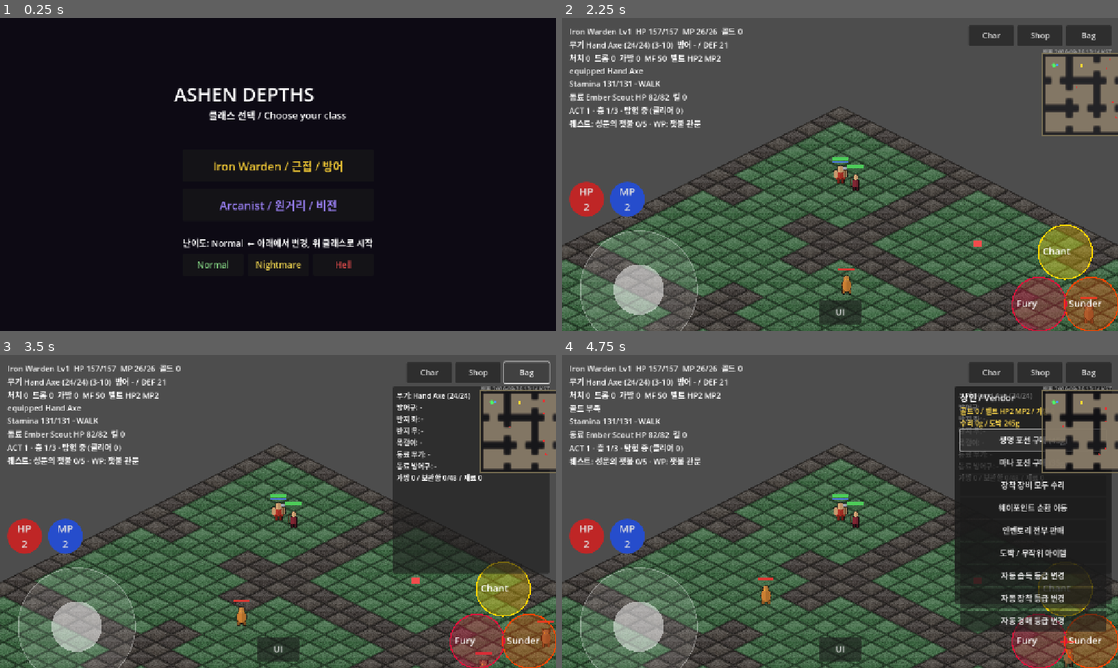
Above: before the commit, frames 1-4 (two rows, left to right).
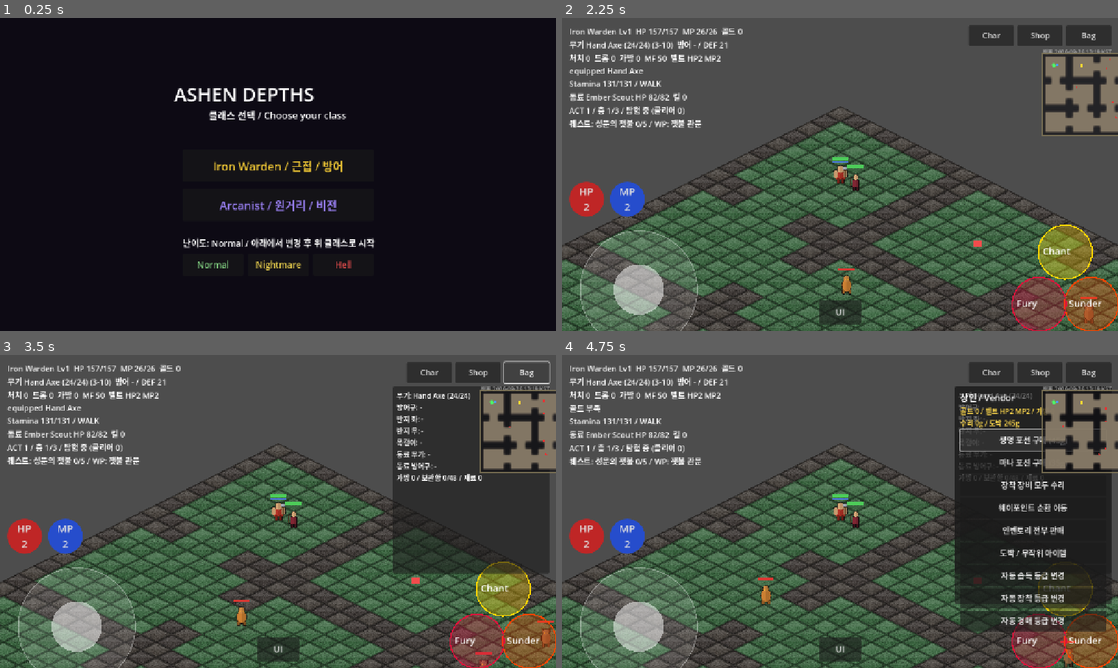
Above: after the commit, the same moments.

Repository: jflakeee/diablo
Game: Godot game, scene res://main.tscn
The game is run twice, just before and just after one commit, with the same random seed, the same clock (stepped at 60 frames per second) and the same inputs.
Inputs:
- Up to frame 1 (0.25 s): no input
- Up to frame 2 (2.25 s): click "Normal" at 0.5 s; click "Normal" at 1.25 s; click "Iron Warden / 근접 / 방어" at 2 s
- Up to frame 3 (3.5 s): click "Bag" at 2.75 s
- Up to frame 4 (4.75 s): click "Shop" at 3.5 s; click "생명 포션 구매 (45g)" at 4.25 s

The runs differ from the first frame. In frame 1, 0.5% of the frame differs, in the area x 44-68%, y 70-74%; in frame 2, 0.4%; in frame 3, 0.4%; in frame 4, 0.4%.

Commit message:
Remove unsupported UI glyphs

Diff:
--- a/prototype/game_dungeon/main.gd
+++ b/prototype/game_dungeon/main.gd
@@ -31,7 +31,7 @@
 const Stamina := preload("res://stamina.gd")
 const DeathSystem := preload("res://death_system.gd")
 const Stash := preload("res://stash.gd")
-const DEPLOYED_AT_KST := "2026-09-26 13:14 KST"
+const DEPLOYED_AT_KST := "2026-09-26 13:19 KST"
 
 var _grid: Array = []
 var _astar: AStarGrid2D
@@ -677,7 +677,7 @@
 func _update_diff_label() -> void:
 	if _diff_label:
 		var dn: String = ["Normal", "Nightmare(어려움)", "Hell(극악)"][_difficulty]
-		_diff_label.text = "난이도: %s  ← 아래에서 변경, 위 클래스로 시작" % dn
+		_diff_label.text = "난이도: %s / 아래에서 변경 후 위 클래스로 시작" % dn
 
 func _add_class_button(text: String, col: Color, pos: Vector2, cls: String) -> void:
 	var btn := Button.new()
@@ -912,7 +912,7 @@
 		_craft_selftest()
 		_act_reward_selftest()
 		_waypoint_travel_selftest()
-	print("[GD] ready — class=%s life=%d dungeon=%dx%d entrance=(%d,%d) exit=(%d,%d)" % [
+	print("[GD] ready - class=%s life=%d dungeon=%dx%d entrance=(%d,%d) exit=(%d,%d)" % [
 		_class, _player.max_life, _gw, _gh, _ent_cell.x, _ent_cell.y, _exit_cell.x, _exit_cell.y])
 
 # 액트 보상 경로(_complete_act) 결정론적 검증 — 더미 보스로 직접 실행
@@ -962,7 +962,7 @@
 	var accessories: Array = bases.get("accessories", [])
 	var pre: Array = afx.get("prefixes", [])
 	var suf: Array = afx.get("suffixes", [])
-	print("[DD] data loaded — monsters=%d weapons=%d armor=%d accessories=%d prefixes=%d suffixes=%d" % [
+	print("[DD] data loaded - monsters=%d weapons=%d armor=%d accessories=%d prefixes=%d suffixes=%d" % [
 		mons.size(), w.size(), a.size(), accessories.size(), pre.size(), suf.size()])
 	var ok: bool = mons.size() > 0 and w.size() > 0 and a.size() > 0 and accessories.size() > 0 and pre.size() > 0 and suf.size() > 0
 	print("[DD] data_selftest verdict=", ("PASS" if ok else "FAIL"))
@@ -973,7 +973,7 @@
 	Item.socket_insert(arm, {"kind": "gem", "id": "ruby"})
 	var e1 := Item.effective_affixes(arm)
 	var t1: bool = int(e1.get("life", 0)) >= 38
-	print("[P4] gem  : Ruby→armor +life=%d (>=38) : %s" % [int(e1.get("life", 0)), str(t1)])
+	print("[P4] gem  : Ruby to armor +life=%d (>=38) : %s" % [int(e1.get("life", 0)), str(t1)])
 
 	# 2) 독자 각인 조합 Vey + Ahn (weapon 2소켓)
 	var wpn := Item.make_socketed(Item.WEAPON_BASES[0], 2)
@@ -981,7 +981,7 @@
 	Item.socket_insert(wpn, {"kind": "rune", "id": "Ahn"})
 	var e2 := Item.effective_affixes(wpn)
 	var t2: bool = String(wpn.get("runeword", "")) == "Tempered Edge" and int(e2.get("ed", 0)) == 20
-	print("[P4] sigil: Vey+Ahn → %s (ed=%d ar=%d) : %s" % [String(wpn.get("runeword", "")), int(e2.get("ed", 0)), int(e2.get("ar", 0)), str(t2)])
+	print("[P4] sigil: Vey+Ahn to %s (ed=%d ar=%d) : %s" % [String(wpn.get("runeword", "")), int(e2.get("ed", 0)), int(e2.get("ar", 0)), str(t2)])
 
 	# 3) 각인 순서 오류(Ahn+Vey) → 미형성
 	var wpn2 := Item.make_socketed(Item.WEAPON_BASES[0], 2)
@@ -989,12 +989,12 @@
 	Item.socket_insert(wpn2, {"kind": "rune", "id": "Vey"})
 	Item.effective_affixes(wpn2)
 	var t3: bool = String(wpn2.get("runeword", "")) == ""
-	print("[P4] order: Ahn+Vey → sigilword='%s' (없어야 함) : %s" % [String(wpn2.get("runeword", "")), str(t3)])
+	print("[P4] order: Ahn+Vey to sigilword='%s' (없어야 함) : %s" % [String(wpn2.get("runeword", "")), str(t3)])
 
 	# 4) 변환: Ahn×3 → Ahnor
 	var up := Craft.upgrade_rune("Ahn")
 	var t4: bool = up == "Ahnor"
-	print("[P4] forge: Ahn×3 → %s (Ahnor) : %s" % [up, str(t4)])
+	print("[P4] forge: Ahn x3 to %s (Ahnor) : %s" % [up, str(t4)])
 
 	print("[P4][RESULT] craft_selftest verdict=", ("PASS" if (t1 and t2 and t3 and t4) else "FAIL"))
 
@@ -1113,7 +1113,7 @@
 	if what == NOTIFICATION_APPLICATION_PAUSED or what == NOTIFICATION_APPLICATION_FOCUS_OUT or what == NOTIFICATION_WM_CLOSE_REQUEST:
 		SaveStore.save_state(_gather_save_state("lifecycle"))
 	elif what == NOTIFICATION_APPLICATION_RESUMED:
-		_combat_log = "플레이 재개 · 진행 자동 저장됨"
+		_combat_log = "플레이 재개 / 진행 자동 저장됨"
 
 func _load_game() -> void:
 	var state := SaveStore.load_state()
@@ -1353,7 +1353,7 @@
 		var fdmg := CombatLib.apply_resistance(fire, _target_resist(tgt, "fire"))
 		if fdmg > 0 and tgt.alive:
 			tgt.take_damage(fdmg)
-		_spawn_text(tgt.position + Vector2(0, -8), "%d+%d🔥" % [phys, fdmg], Color(1, 0.7, 0.3))
+		_spawn_text(tgt.position + Vector2(0, -8), "%d + FIRE %d" % [phys, fdmg], Color(1, 0.7, 0.3))
 		_flash(_merc.position, tgt.position)
 		if pre_alive and not tgt.alive:
 			_merc_kills += 1
@@ -1373,7 +1373,7 @@
 	_corpse_state = DeathSystem.create_corpse(_player.gx, _player.gy, lost_gold + previous_gold)
 	_spawn_corpse_marker()
 	_death_respawn_t = DeathSystem.RESPAWN_DELAY
-	_combat_log = "쓰러짐 · 골드 %d, 경험치 %d 손실" % [lost_gold, lost_xp]
+	_combat_log = "쓰러짐 / 골드 %d, 경험치 %d 손실" % [lost_gold, lost_xp]
 
 func _respawn_player() -> void:
 	_player.alive = true
@@ -1383,7 +1383,7 @@
 	_player.gx = _ent_cell.x
 	_player.gy = _ent_cell.y
 	_player.position = _iso(_player.gx, _player.gy)
-	_combat_log = "체크포인트 부활 · 시체를 회수하십시오"
+	_combat_log = "체크포인트 부활 / 시체를 회수하십시오"
 
 func _spawn_corpse_marker() -> void:
 	if is_instance_valid(_corpse_marker):
@@ -1415,7 +1415,7 @@
 	if is_instance_valid(_corpse_marker):
 		_corpse_marker.queue_free()
 	_corpse_marker = null
-	_combat_log = "시체 회수 · 골드 +%d" % recovered_gold
+	_combat_log = "시체 회수 / 골드 +%d" % recovered_gold
 
 func _merc_revive() -> void:
 	if _merc == null:
@@ -1490,12 +1490,12 @@
 		var raw := CombatLib.physical_damage(_rng, m.dmg_min, m.dmg_max, 30.0)
 		var dmg := CombatLib.apply_resistance(raw, _player.res_poison)  # 독 → 플레이어 독저항
 		_player.take_damage(dmg)
-		_spawn_text(_player.position, "%d☠" % dmg, Color(0.4, 0.9, 0.3))
+		_spawn_text(_player.position, "%d POISON" % dmg, Color(0.4, 0.9, 0.3))
 	# 용병도 노바 범위면 피해(독저항 없음)
 	if _merc != null and _merc.alive and Vector2(_merc.gx - m.gx, _merc.gy - m.gy).length() <= NOVA_RADIUS:
 		var md := int(CombatLib.physical_damage(_rng, m.dmg_min, m.dmg_max, 30.0))
 		_merc.take_damage(md)
-		_spawn_text(_merc.position, "%d☠" % md, Color(0.4, 0.9, 0.3))
+		_spawn_text(_merc.position, "%d POISON" % md, Color(0.4, 0.9, 0.3))
 
 func _boss_spray(m: ActorScript) -> void:
 	_boss_spray_cnt += 1
@@ -1505,7 +1505,7 @@
 		var raw := CombatLib.physical_damage(_rng, m.dmg_min, m.dmg_max, 0.0)
 		var dmg := CombatLib.apply_resistance(raw, _player.res_poison)  # 독 → 플레이어 독저항
 		_player.take_damage(dmg)
-		_spawn_text(_player.position, "%d☠" % dmg, Color(0.5, 0.8, 0.4))
+		_spawn_text(_player.position, "%d POISON" % dmg, Color(0.5, 0.8, 0.4))
 
 func _walk_toward(tx: float, ty: float, delta: float) -> void:
 	var st: Vector2 = (Vector2(tx, ty) - Vector2(_player.gx, _player.gy))
@@ -1598,7 +1598,7 @@
 		_automation_last_expire = now
 		var mats := _automation.expire_auctions(now)
 		if mats > 0:
-			_combat_log = "경매 만료 자동 분해 → 재료 +%d" % mats
+			_combat_log = "경매 만료 자동 분해 / 재료 +%d" % mats
 	if _attack_ttl > 0.0:
 		_attack_ttl -= delta
 		if _attack_ttl <= 0.0:
@@ -1615,9 +1615,9 @@
 		_player.actor_name, _player.level, _player.life, _player.max_life, _player.mana, _player.max_mana, _gold,
 		wn, _player.dmg_min, _player.dmg_max, an, _player.defense,
 		_kills, _items_dropped, _inventory.size(), _player_mf, _belt_hp, _belt_mp, _combat_log]
-	_hud.text += "\nStamina %d/%d · %s" % [roundi(_stamina), roundi(_stamina_max), "RUN" if _player_running else "WALK"]
+	_hud.text += "\nStamina %d/%d / %s" % [roundi(_stamina), roundi(_stamina_max), "RUN" if _player_running else "WALK"]
 	if not _corpse_state.is_empty():
-		_hud.text += " · Corpse %dg · Deaths %d" % [int(_corpse_state.get("held_gold", 0)), _player_deaths]
+		_hud.text += " / Corpse %dg / Deaths %d" % [int(_corpse_state.get("held_gold", 0)), _player_deaths]
 	if _pot_hp_btn:
 		_pot_hp_btn.text = "HP\n%d" % _belt_hp
 	if _pot_mp_btn:
@@ -1628,7 +1628,7 @@
 	if _stat_points > 0 or _player.skill_points > 0:
 		_hud.text += "  포인트: 스탯%d 스킬%d" % [_stat_points, _player.skill_points]
 	var quest_gate := "보스 처치 필요" if _exit_locked else ("보스 층" if _is_boss_level() else "탐험 중")
-	_hud.text += "\nACT %d · 층 %d/%d · %s (클리어 %d)\n퀘스트: %s · WP: %s" % [_act, _level_in_act(), ACT_LEN, quest_gate, _acts_cleared, Quest.objective_text(_quest_defs, _quest_state, _act), Waypoint.current_name(_waypoint_defs, _waypoint_state)]
+	_hud.text += "\nACT %d / 층 %d/%d / %s (클리어 %d)\n퀘스트: %s / WP: %s" % [_act, _level_in_act(), ACT_LEN, quest_gate, _acts_cleared, Quest.objective_text(_quest_defs, _quest_state, _act), Waypoint.current_name(_waypoint_defs, _waypoint_state)]
 
 	if _auto_quit and elapsed >= 50.0 and not _quitting:
 		_quitting = true
@@ -1758,7 +1758,7 @@
 	target.take_damage(dmg)
 	_spell_hits += 1
 	_flash(_player.position, target.position)
-	_spawn_text(target.position, "%d⚡" % dmg, Color(1, 1, 0.4))
+	_spawn_text(target.position, "%d LIGHT" % dmg, Color(1, 1, 0.4))
 	if not target.alive:
 		_grant_xp(target.level * 40)
 
@@ -1831,8 +1831,8 @@
 				_player.life = mini(_player.max_life, _player.life + h)
 				_leech_total += h
 				_player.queue_redraw()
-			var em := {"fire": "🔥", "cold": "❄", "light": "⚡", "poison": "☠"}
-			var txt := "%d%s" % [dmg, String(em.get(element, ""))]
+			var element_labels := {"fire": "FIRE", "cold": "COLD", "light": "LIGHT", "poison": "POISON"}
+			var txt := "%d %s" % [dmg, String(element_labels.get(element, ""))]
 			if tres < 0:
 				txt = "%d! 약점" % dmg
 			_spawn_text(t.position, txt, Color(1, 0.55, 0.15))
@@ -1911,12 +1911,12 @@
 		_spawn_text(target.position, ("%d!" % dmg) if crit else str(dmg), Color(1, 0.5, 0.2) if crit else Color(1, 0.9, 0.3))
 		if cb > 0:
 			_spawn_text(target.position + Vector2(16, 0), "CB %d" % cb, Color(1, 0.7, 0.2))
-		_combat_log = "%s→%s %d%s%s" % [label, target.actor_name, dmg, (" CRIT" if crit else ""), (" +CB%d" % cb if cb > 0 else "")]
+		_combat_log = "%s > %s %d%s%s" % [label, target.actor_name, dmg, (" CRIT" if crit else ""), (" +CB%d" % cb if cb > 0 else "")]
 		if not target.alive:
 			_grant_xp(target.level * 40)
 	else:
 		_spawn_text(target.position, "miss", Color(0.85, 0.85, 0.85))
-		_combat_log = "%s→%s MISS (%.0f%%)" % [label, target.actor_name, chance]
+		_combat_log = "%s > %s MISS (%.0f%%)" % [label, target.actor_name, chance]
 	_flash(_player.position, target.position)
 
 func _monster_attack(m: ActorScript) -> void:
@@ -2035,7 +2035,7 @@
 			_merc.level = _player.level
 			_merc_scale_stats()
 		_play_sfx("levelup", -3.0)
-		_combat_log = "LEVEL UP → %d" % _player.level
+		_combat_log = "LEVEL UP / %d" % _player.level
 		need = _player.level * 100
 
 func _apply_quest_kill(target: String, rank: String) -> void:
@@ -2188,7 +2188,7 @@
 		var pt := String(it["ptype"])
 		var tier := int(it.get("tier", 1))
 		if _automation.potion_upgrade(pt, tier):
-			_spawn_text(_player.position, "%s 포션 등급 ↑%d" % [pt, tier], Color.LIME_GREEN)
+			_spawn_text(_player.position, "%s 포션 등급 +%d" % [pt, tier], Color.LIME_GREEN)
 		if _add_potion_to_belt(pt):
 			var c := Color(0.85, 0.3, 0.3) if pt == "health" else Color(0.4, 0.6, 1.0)
 			_spawn_text(_player.position, "+" + String(it["name"]), c)
@@ -2196,7 +2196,7 @@
 	if String(it["slot"]) == "material":
 		_automation.add_material(it)
 		_items_picked += int(it.get("amount", 1))
-		_spawn_text(_player.position, "+%s ×%d" % [String(it["name"]), int(it.get("amount", 1))], Color.VIOLET)
+		_spawn_text(_player.position, "+%s x%d" % [String(it["name"]), int(it.get("amount", 1))], Color.VIOLET)
 		return
 	_inventory.append(it)
 	_items_picked += 1
@@ -2304,7 +2304,7 @@
 	var levels := ["normal", "magic", "rare", "set", "unique"]
 	var current := String(_automation.get(key))
 	_automation.set(key, levels[(levels.find(current) + 1) % levels.size()])
-	_combat_log = "%s → %s" % [key, String(_automation.get(key))]
+	_combat_log = "%s / %s" % [key, String(_automation.get(key))]
 	_rebuild_inv()
 
 func _vendor_btn(vb: VBoxContainer, text: String, cb: Callable) -> void:
@@ -2521,7 +2521,7 @@
 	_gold += total
 	_gold_sold += total
 	_inventory.clear()
-	_combat_log = "%d개 판매 → +%dg" % [cnt, total]
+	_combat_log = "%d개 판매 / +%dg" % [cnt, total]
 	_rebuild_inv()
 	_refresh_vendor()
 
--- a/prototype/game_dungeon/tools/asset_compiler.gd
+++ b/prototype/game_dungeon/tools/asset_compiler.gd
@@ -292,7 +292,7 @@
 		var img := tex.get_image()
 		if img.save_png(OUTPUT + "/%02d_%s.png" % [i, String(samples[i][1])]) == OK:
 			saved += 1
-	print("[AG] generated %d assets, saved %d PNG → user://assetgen" % [samples.size(), saved])
+	print("[AG] generated %d assets, saved %d PNG to user://assetgen" % [samples.size(), saved])
 	var cache_before := PixelGen.cache_size()
 	var cached_a := PixelGen.icon("gem", 0)
 	var cached_b := PixelGen.icon("gem", 0)
